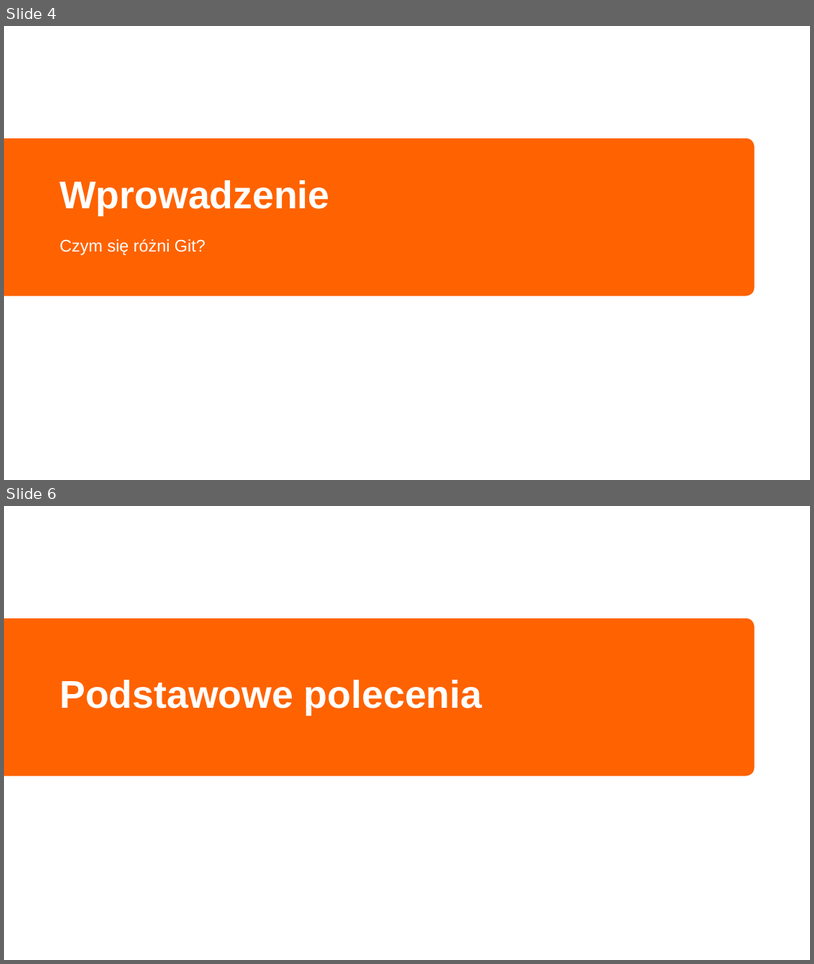
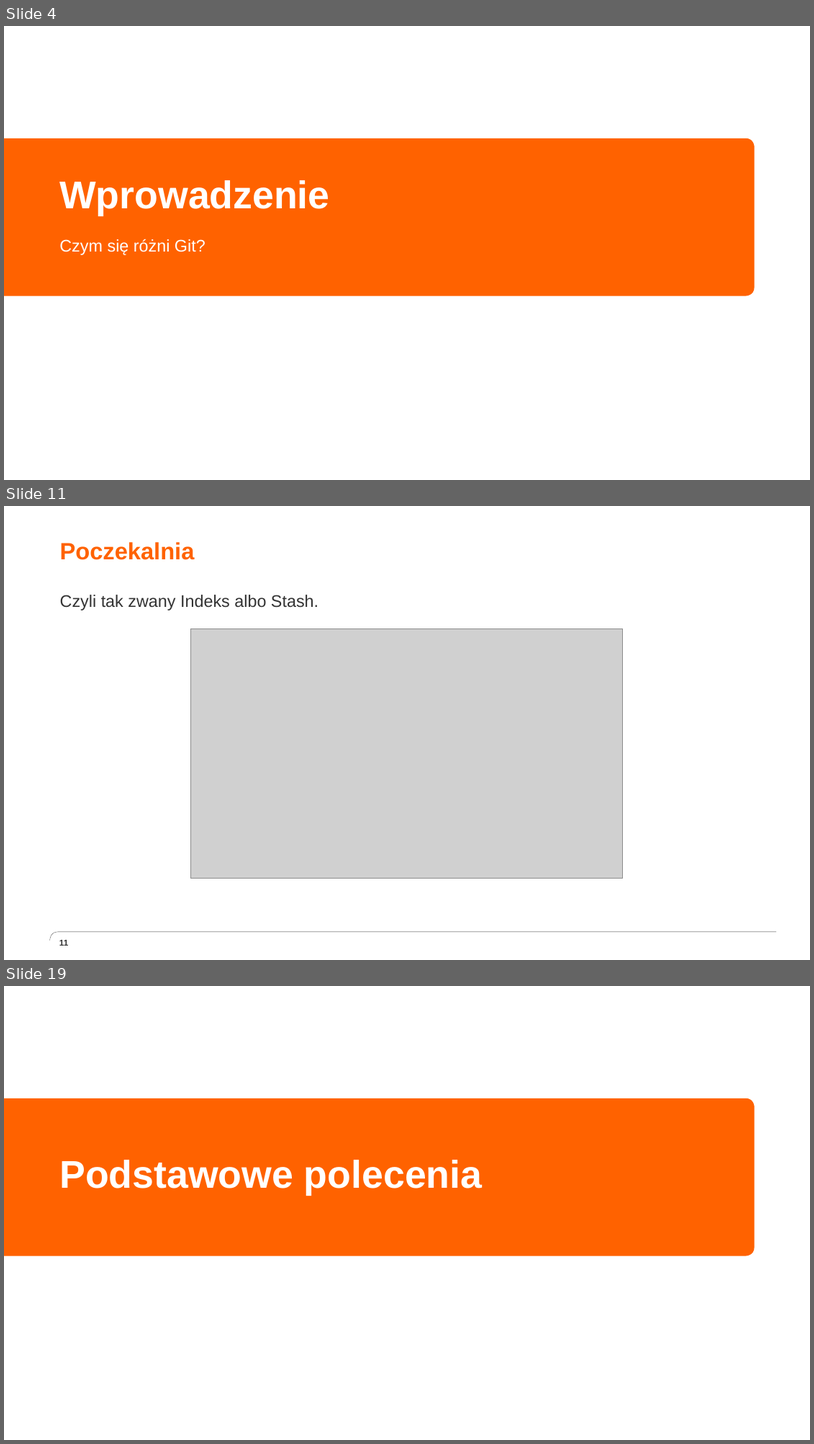
Before and after one commit to grazin/materialy, a slide deck: Programowanie użytkowe - Git.pptx. Shown one above the other, each under a label of ours: slides 4 and 6 before the commit, slides 4, 11 and 19 after it; the slides between them are not shown. The pictures are 814x964 and 814x1444 pixels, drawn with LibreOffice and Linux fonts; fonts in the diff are those of the drawing; grey boxes stand for pictures; background and template pictures are left out. Boxes give left, top, right and bottom in pixels: in the first picture for what was removed or moved away, otherwise in the second. Text is boxed around its words. In the diff, an @@ line names an element or a change of style, - is before the commit and + after.

```diff
--- a/Programowanie użytkowe - Git.pptx
+++ b/Programowanie użytkowe - Git.pptx
@@ slide 11 added at box(4, 506, 810, 960), background #FFFFFF @@
@@ title added at box(60, 542, 195, 560), 28 pt, text #FF6200, bold @@
+Poczekalnia
@@ text added at box(60, 595, 319, 610), 20 pt, text #333333 @@
+Czyli tak zwany Indeks albo Stash.
@@ picture added at box(191, 629, 623, 878) @@
@@ freeform shape added at box(50, 932, 777, 939), outline #333333 0.25 pt @@
@@ page number added at box(59, 939, 68, 945), 10 pt, text #333333, bold @@
+11
@@ what was slide 6 is now slide 19 @@
```
Also in this commit, not shown: 2 slides changed, 13 other slides added.
